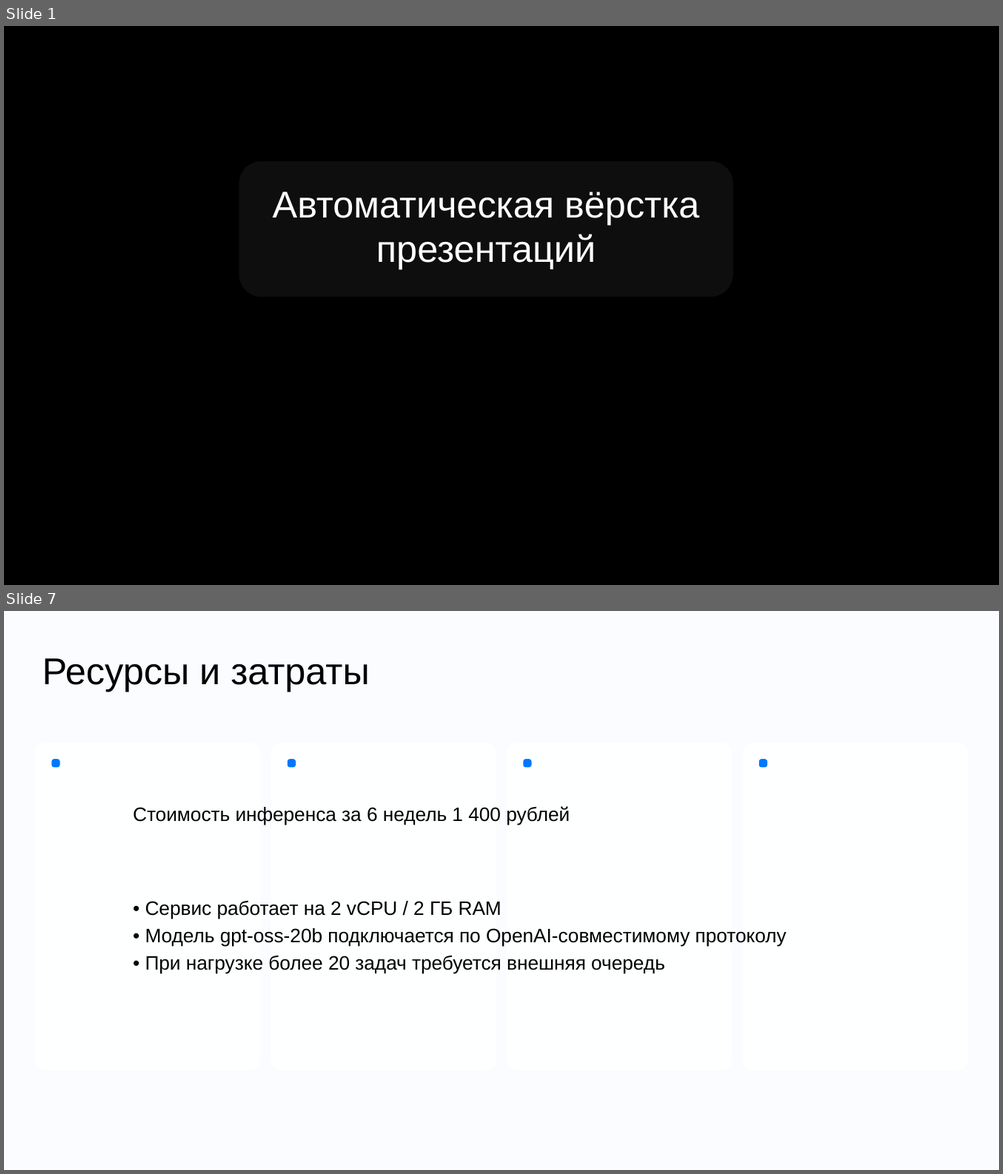
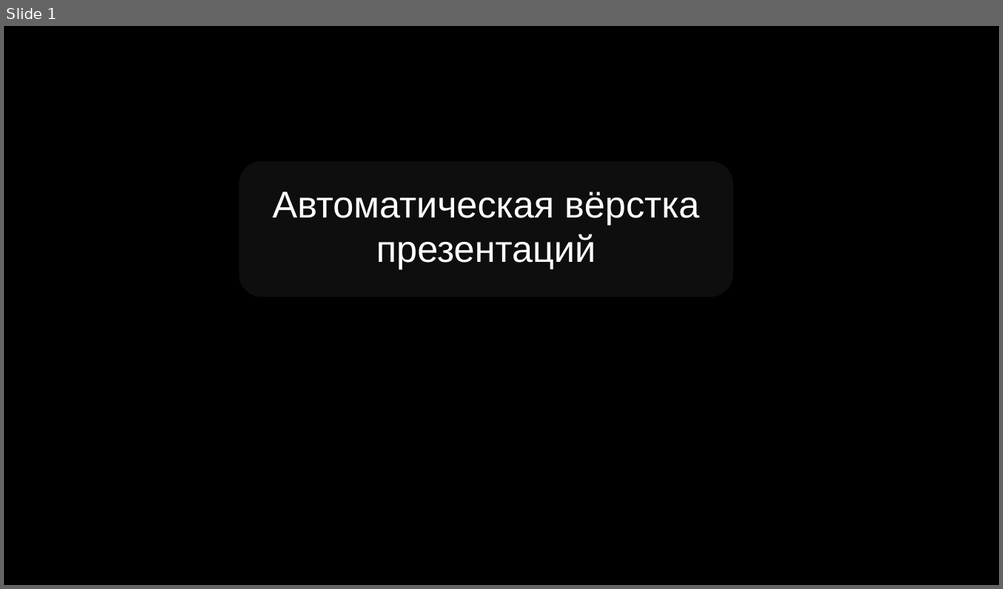
Before and after one commit to DiFoxenGit/-VKTechHackathon, a slide deck: samples/VK_Tech_шаблон__focus.pptx. Shown one above the other, each under a label of ours: slides 1 and 7 before the commit, slide 1 after it; the slides between them are not shown. The pictures are 1003x1174 and 1003x589 pixels, drawn with LibreOffice and Linux fonts; fonts in the diff are those of the drawing; background and template pictures are left out. Boxes give left, top, right and bottom in pixels: in the first picture for what was removed or moved away, otherwise in the second. Text is boxed around its words. In the diff, an @@ line names an element or a change of style, - is before the commit and + after.

```diff
--- a/samples/VK_Tech_шаблон__focus.pptx
+++ b/samples/VK_Tech_шаблон__focus.pptx
@@ slide 7 removed at bbox=[4, 611, 999, 1170], background #FAFCFF @@
@@ text removed at bbox=[42, 658, 369, 692] @@
-Ресурсы и затраты
@@ rounded rectangle removed at bbox=[35, 742, 261, 1071] @@
@@ rounded rectangle removed at bbox=[270, 742, 496, 1071] @@
@@ rounded rectangle removed at bbox=[506, 742, 732, 1071] @@
@@ rounded rectangle removed at bbox=[742, 742, 967, 1071] @@
@@ rounded rectangle removed at bbox=[52, 759, 60, 767] @@
@@ rounded rectangle removed at bbox=[287, 759, 296, 767] @@
@@ rounded rectangle removed at bbox=[523, 759, 531, 767] @@
@@ rounded rectangle removed at bbox=[759, 759, 767, 767] @@
@@ text removed at bbox=[133, 806, 569, 825] @@
-Стоимость инференса за 6 недель 1 400 рублей
@@ text removed at bbox=[145, 900, 786, 974] @@
-• Сервис работает на 2 vCPU / 2 ГБ RAM
-• Модель gpt‑oss‑20b подключается по OpenAI‑совместимому протоколу
-• При нагрузке более 20 задач требуется внешняя очередь
```
Also in this commit, not shown: 4 slides changed, 5 slides added, 4 other slides removed, 27 other files.
